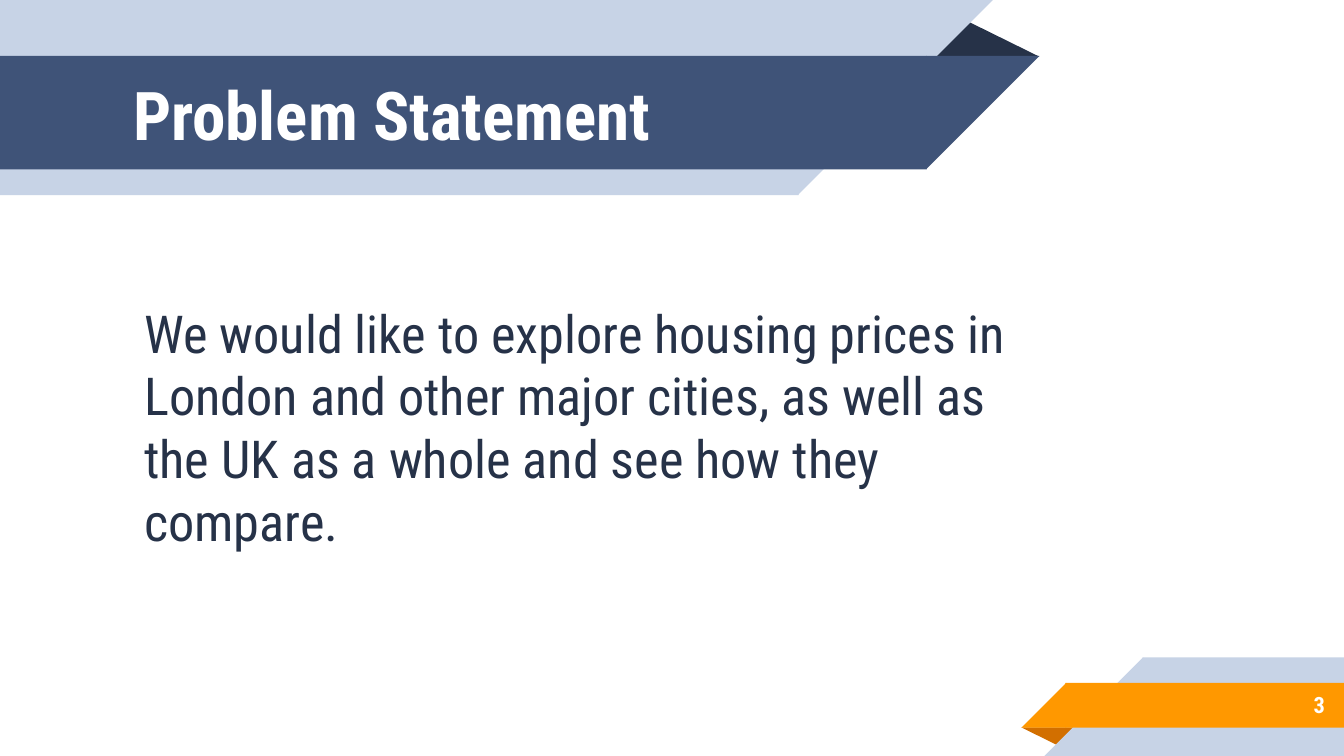
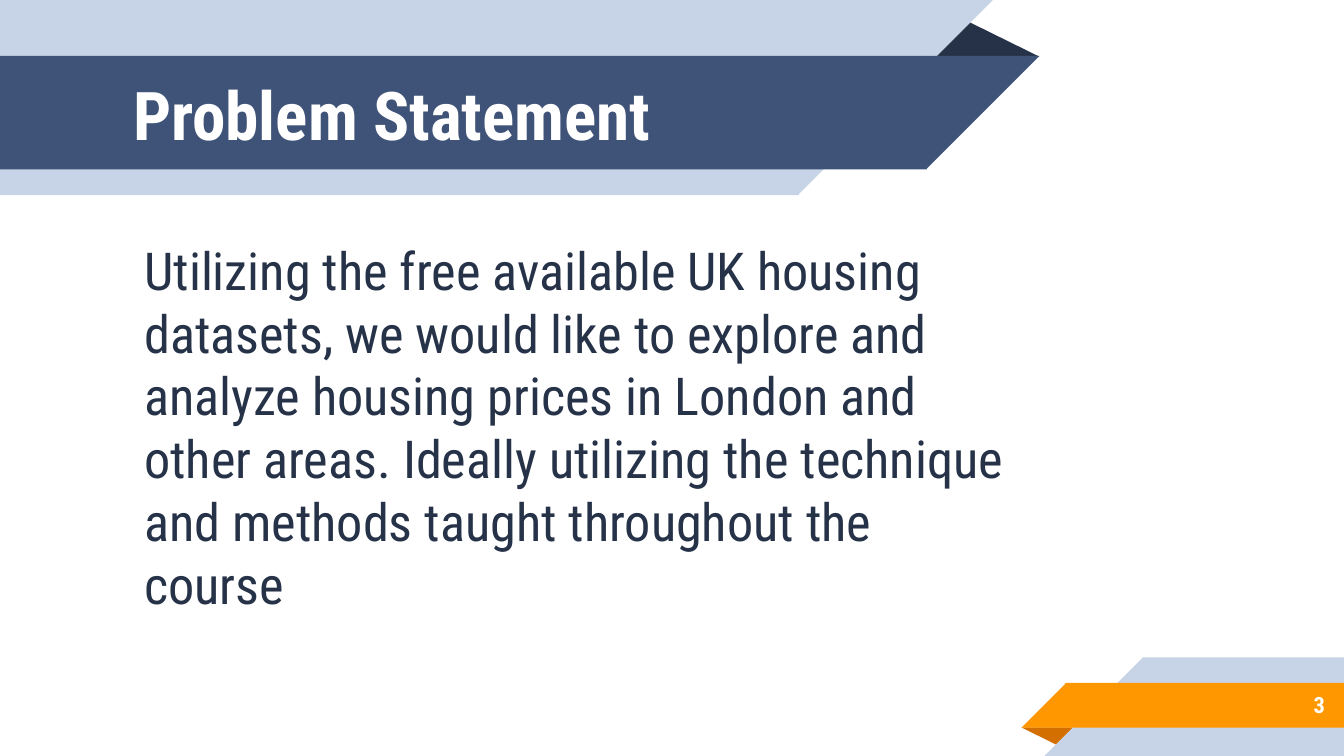
Before and after one commit to davidrodjen/TP03-RodJen-Pfeiffer-Saxen, a slide deck: slide 3 of TP03/TP04 Pfeiffer, Rodriguez-Jenkins, Saxen.pptx. Drawn at 1344x756 pixels with LibreOffice and Linux fonts; fonts in the diff are those of the drawing; background and template pictures are left out. Boxes give left, top, right and bottom in pixels: in the first picture for what was removed or moved away, otherwise in the second. Text is boxed around its words. In the diff, an @@ line names an element or a change of style, - is before the commit and + after.

```diff
--- a/TP03/TP04 Pfeiffer, Rodriguez-Jenkins, Saxen.pptx
+++ b/TP03/TP04 Pfeiffer, Rodriguez-Jenkins, Saxen.pptx
@@ text at (144, 250, 1003, 605): text changed @@
-We would like to explore housing prices in London and other major cities, as well as the UK as a whole and see how they compare.
+Utilizing the free available UK housing datasets, we would like to explore and analyze housing prices in London and other areas. Ideally utilizing the technique and methods taught throughout the course
```
Also in this commit, not shown: 5 other slides changed, 3 slides added, 1 other file.
